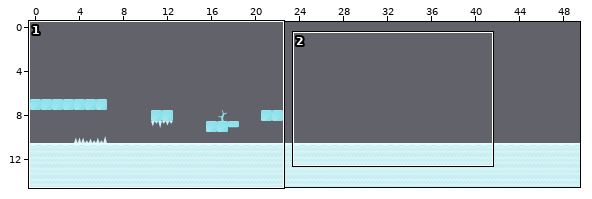
Tiled map (JSON) -- public/assets/img/winter-scene/tilemap/iceworld-tilemap.json. The first picture is a wide view before the edit; the outline marks the close-up.
Close-up. Old version:
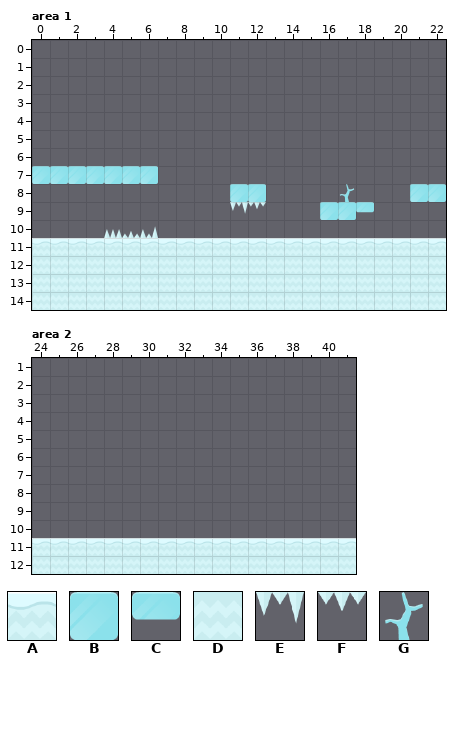
Cells are 70x70 px. Shown: area 1 x 0..22, y 0..14; area 2 x 24..41, y 1..12. The commit also changed other parts of the map, which this record leaves out.
Key: from "iceworld": A 3, B 10, C 12, D 16, E 43, F 44, G 58.
_ is an empty cell.
Layers that did not change in this view are not listed.
Layer "ground" before, area 1, first column x 0:
 0 _______________________
 1 _______________________
 2 _______________________
 3 _______________________
 4 _______________________
 5 _______________________
 6 _______________________
 7 BBBBBBB________________
 8 ___________BB____G___BB
 9 ___________EF___BBC____
10 _______________________
11 AAAAAAAAAAAAAAAAAAAAAAA
12 DDDDDDDDDDDDDDDDDDDDDDD
13 DDDDDDDDDDDDDDDDDDDDDDD
14 DDDDDDDDDDDDDDDDDDDDDDD
Layer "ground" before, area 2, first column x 24:
 1 __________________
 2 __________________
 3 __________________
 4 __________________
 5 __________________
 6 __________________
 7 __________________
 8 __________________
 9 __________________
10 __________________
11 AAAAAAAAAAAAAAAAAA
12 DDDDDDDDDDDDDDDDDD
The same view after the edit:
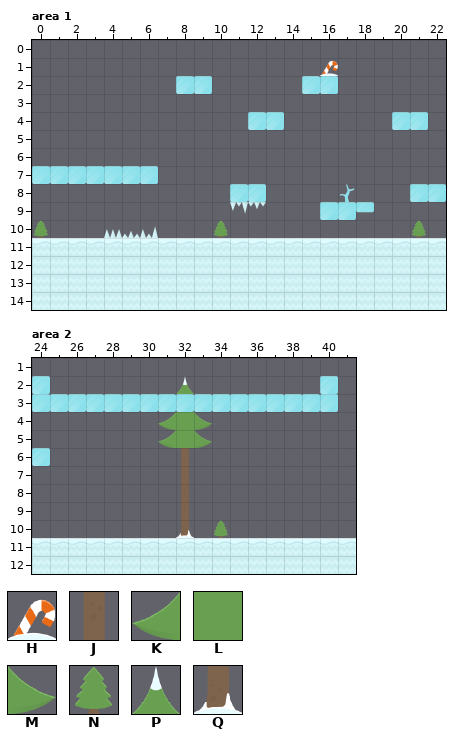
Further tiles: from "iceworld": H 65, J 73, K 78, L 79, M 80, N 83, P 84, Q 86.
Difference:
Layer "ground", area 1:
y 1: x 16 _ -> H
y 2: x 8..9 __ -> BB; x 15..16 __ -> BB
y 4: x 12..13 __ -> BB; x 20..21 __ -> BB
y 10: x 0 _ -> N; x 10 _ -> N; x 21 _ -> N
Layer "ground", area 2:
y 2: x 24 _ -> B; x 32 _ -> P; x 40 _ -> B
y 3: x 24..40 _________________ -> BBBBBBBBBBBBBBBBB
y 4..5: x 31..33 ___ -> KLM
y 6: x 24 _ -> B; x 32 _ -> J
y 7..9: x 32 _ -> J
y 10: x 32 _ -> Q; x 34 _ -> N
Pixel boxes of the changes (left, top, right, bottom) in both close-ups:
added: (302, 60, 338, 94)
added: (176, 76, 212, 94)
added: (248, 112, 284, 130)
added: (392, 112, 428, 130)
added: (34, 220, 48, 238)
added: (214, 220, 228, 238)
added: (412, 220, 426, 238)
added: (32, 376, 338, 538)
